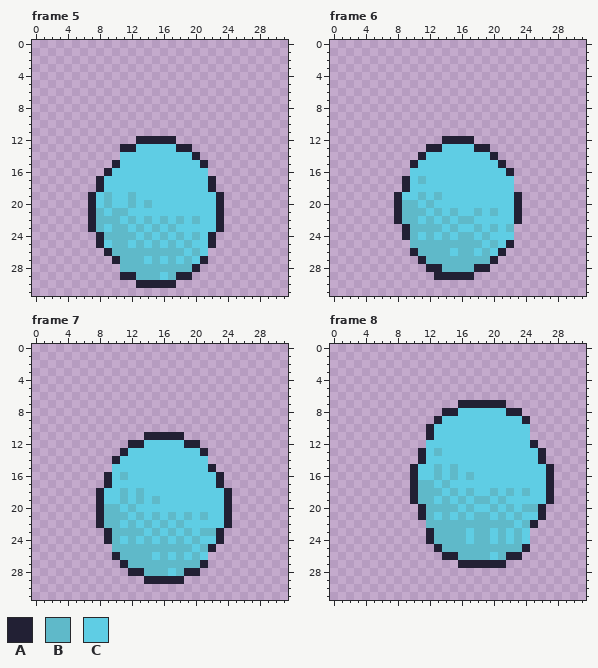
Pixel-art file -- Shades of You/Assets/Animations/SooYeonJump.aseprite. Above: the version before the commit.
32x32 pixels, 17 frames. Shown: frame 5, frame 6, frame 7, frame 8. The commit also changed other frames, which this record leaves out.
Palette (. is transparent): A #222034  B #5fb9c9  C #5fcde4
Pixels before, frame 5, first column x 7:
12 ......AAAAA......
13 ....AACCCCCAA....
14 ....CCCCCCCCCA...
15 ...ACCCCCCCCCCA..
16 ..ACCCCCCCCCCCC..
17 .ACCCCCCCCCCCCCA.
18 .ACCCCCCCCCCCCCA.
19 ACBCCBCCCCCCCCCCA
20 ACBCCBCBCCCCCCCCA
21 ABCBBCCCCCCCCCCCA
22 ABBBCBCBCBCBCBCCA
23 ABCBBCBCBCBCCCCCA
24 .ABBBBCBCBCBCBCA.
25 .ACBBCBCBCBCBCCA.
26 ..ABBBBBBBBBCBC..
27 ...ABBBCBCBCBCA..
28 ....BBBBBBBBBA...
29 ....AABBBCBAA....
30 ......AAAAA......
Pixels before, frame 6, first column x 8:
12 ......AAAA......
13 ....AACCCCAA....
14 ...ACCCCCCCCA...
15 ..ACCCCCCCCCCA..
16 ..CCCCCCCCCCCCA.
17 .ACBCCCCCCCCCCC.
18 .ACCCCCCCCCCCCC.
19 ACCBCBCCCCCCCCCA
20 ABBCBCCCCCCCCCCA
21 ABBBCBCBCCBCBCCA
22 ABBCBCBCBBCCCCCA
23 .ABBBBCBCCBCBCB.
24 .ABCBCBCBBCBCCC.
25 ..BBBBBBBBBCBCA.
26 ..ABBBBCBBCBCA..
27 ...ABBBBBBBBA...
28 ....AABBBBAA....
29 .....AAAAA......
Pixels before, frame 7, first column x 8:
11 ......AAAAA......
12 ....AACCCCCAA....
13 ...ACCCCCCCCCA...
14 ..ACCCCCCCCCCC...
15 ..CCCCCCCCCCCCA..
16 .ACBCCCCCCCCCCCA.
17 .ACCCCCCCCCCCCCA.
18 ACCBCBCCCCCCCCCCA
19 ACCBCBCBCCCCCCCCA
20 ABBCBCCCCCCCCCCCA
21 ABBBCBCBCBCBCBCCA
22 ABBCBCBCBCBCCCCCA
23 .ABBBBCBCBCBCBBA.
24 .ABCBCBCBCBCBCCA.
25 ..BBBBBBBBBBCBA..
26 ..ABBBBCBCBCBC...
27 ...ABBBBBBBBBA...
28 ....AABBBCBAA....
29 ......AAAAA......
Pixels before, frame 8, first column x 10:
 7 ......AAAAAA......
 8 ....AACCCCCCAA....
 9 ...ACCCCCCCCCCA...
10 ..ACCCCCCCCCCCC...
11 ..ACCCCCCCCCCCC...
12 ..CCCCCCCCCCCCCA..
13 .ACBCCCCCCCCCCCCA.
14 .ACCCCCCCCCCCCCCA.
15 ACCBCBCCCCCCCCCCCA
16 ACCBCBCBCCCCCCCCCA
17 ABBCBCCCCCCCCCCCCA
18 ABBBCBCBCCBCBCBCCA
19 ABBCBCBCBBCBCCCCCA
20 .ABBBBCBCCBCBCBBA.
21 .ABCBCBCBBCBCBCCA.
22 ..BBBBBBBBBBBCBA..
23 ..ABBBBCBBCBCBC...
24 ..ABBBBCBBCBCBC...
25 ...ABBBBBBBBBBA...
26 ....AABBBBCBAA....
27 ......AAAAAA......
The result:
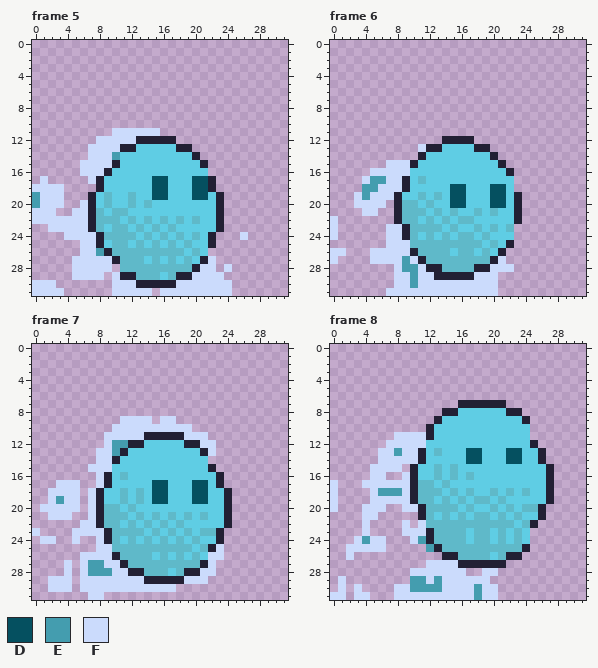
Colours new in this view: D #055060  E #449daf  F #cbdbfc
From old to new:
layer "Layer 2" added
layer "Layer 3" added
Changed rows in their new state; - is an unchanged pixel.
Frame 5, layers "Layer 3", "Layer 2":
first column x 0:
11 ----------FFFFFF-----------
12 --------FFFFF--------------
13 -------FFFF----------------
14 -------FFFE----------------
15 ------FFFF-----------------
16 ------FFF------------------
17 -F-----F-------DD---DD-----
18 FFFF-----------DD---DD-----
19 EFFF-----------DD---DD-----
20 EFFF--F--------------------
21 FFF--FF--------------------
22 FFFFFFF--------------------
23 --FFFFF--------------------
24 ----FFFF------------------F
25 ------FF-------------------
26 ------FFE------------------
27 -----FFFFF------------F----
28 -----FFFFF-----------FF-F--
29 -----FFFF-F---------FFFF---
30 FFF-------FFF-----FFFFFFF--
31 FFFF------FFFFF-FFFFFFFFF--
Frame 6, layers "Layer 3", "Layer 2":
first column x 0:
13 -----------F-----------
15 -------FFF-------------
16 -----FFFFF-------------
17 ----FEEFF--------------
18 ----EEFFF------DD---DD-
19 ---FEFFF-------DD---DD-
20 ---FFFF--------DD---DD-
21 ----FF-----------------
22 F----------------------
23 F------FF--------------
24 F------FF--------------
25 -------FFF-------------
26 FF---FFFFF-------------
27 F----FFFFEF----------F-
28 --------FEEF--------FFF
29 --------FFEFF-----FFF--
30 --------FFEFFFFFFFFFF--
31 -------FFFFFFFFFFFFFF--
Frame 7, layers "Layer 3", "Layer 2":
first column x 0:
 9 -----------FFFF-FF------
10 ----------FFFFFFFFFF----
11 ---------FFFFF-----FFF--
12 ---------FEE---------FF-
13 --------FFE-----------F-
14 --------FF--------------
15 -------FFF--------------
16 --------F---------------
17 ---FFF--F------DD---DD--
18 --FFFF-F-------DD---DD--
19 --FEFF-F-------DD---DD--
20 -FFFFF-F----------------
21 --FFF--F----------------
22 ------FF----------------
23 F----FFFF---------------
24 -FF--F--F---------------
25 --------FF-------------F
26 ------FFFF------------FF
27 ----F-FEEFF-----------F-
28 ----F-FEEEFF---------FF-
29 --FFF-FFFFFFFF-----FFF--
30 --FFF-FFFFFFFFFFFF------
31 -------FF---------------
Frame 8, layers "Layer 3", "Layer 2":
first column x 0:
11 --------FFFF------------
12 -------FFFFF------------
13 ------FFEFF------DD---DD
14 ------FFFFF------DD---DD
15 -----FFFF---------------
16 -----FF--F--------------
17 F---FFFFFF--------------
18 F----FEEEF--------------
19 F----FFFFF--------------
20 F---FFF--FF-------------
21 ----FF------------------
22 ----F----F-F------------
23 ----F----FFF------------
24 ---FEFF---FE------------
25 --FFFFF-----E-----------
26 --F---------------------
27 ------------FFFF--------
28 ----------FFFFFFF--FF---
29 -F--------EEFEFFFFFF----
30 -F-F----FFEEEEFFFFEFF---
31 FF-FF---FFFFFFFFFFEFF---
Pixel boxes of the changes (left, top, right, bottom) in both pictures:
changed: (32, 128, 248, 296)
changed: (330, 144, 514, 296)
changed: (32, 416, 224, 600)
changed: (330, 432, 522, 600)
